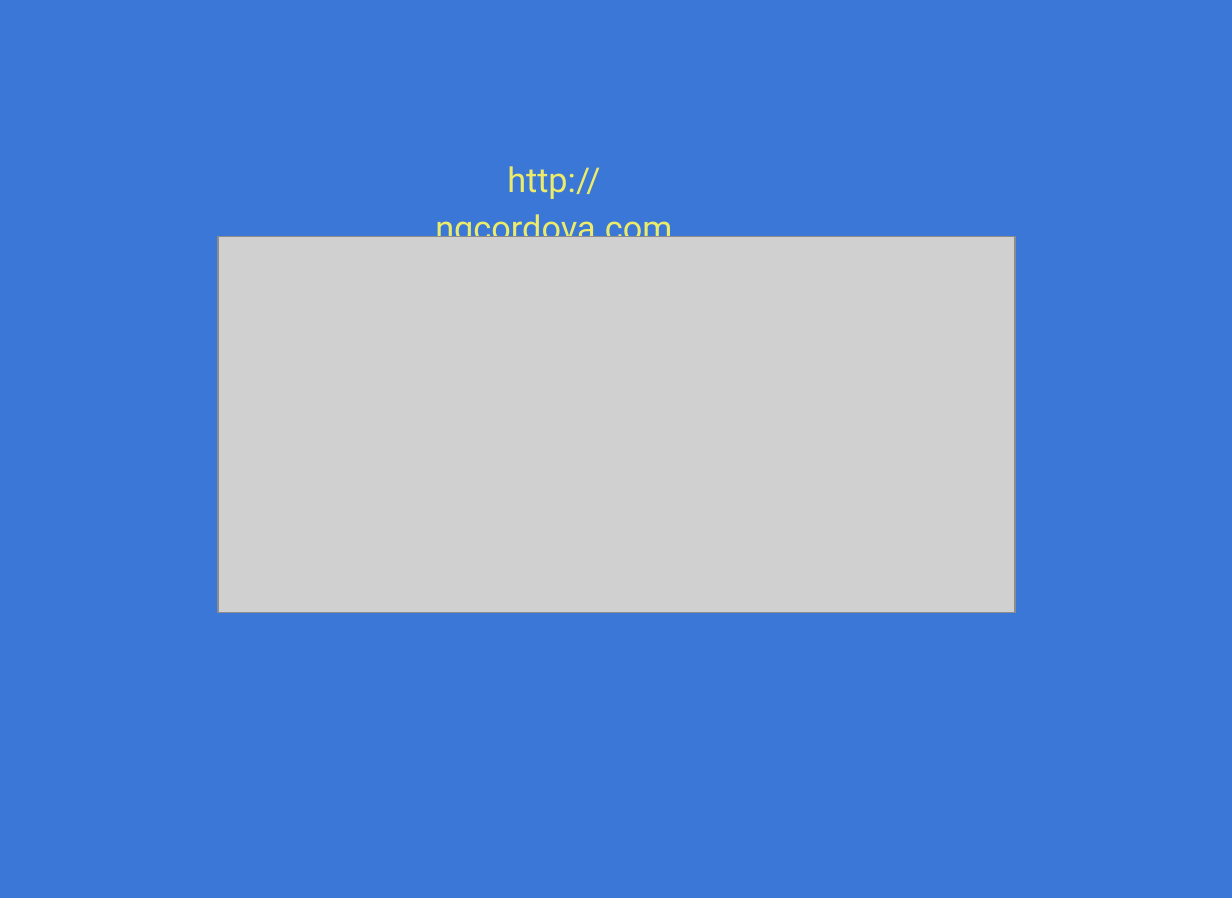
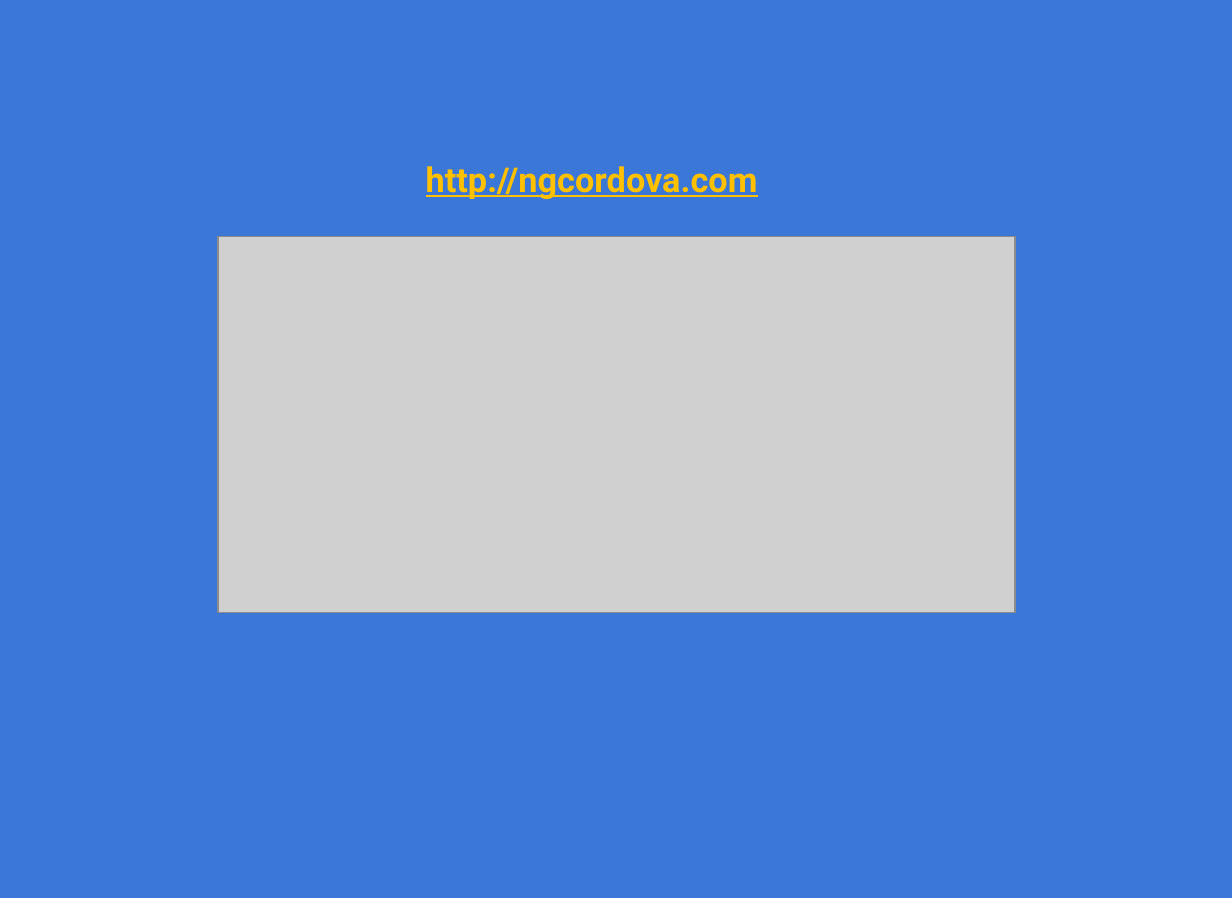
Before and after one commit to Ionic-AZ/Presentation-Slides, a slide deck: slide 21 of laravel+ionic/laravel+ionic-presentation.pptx. Drawn at 1232x898 pixels with LibreOffice and Linux fonts; fonts in the diff are those of the drawing; grey boxes stand for pictures. Boxes give left, top, right and bottom in pixels: in the first picture for what was removed or moved away, otherwise in the second. Text is boxed around its words. In the diff, an @@ line names an element or a change of style, - is before the commit and + after.

Commit message:
updated the styles.  removed wrap up slide.  added meetup info slide

```diff
--- a/laravel+ionic/laravel+ionic-presentation.pptx
+++ b/laravel+ionic/laravel+ionic-presentation.pptx
@@ background #FFFFFF to #3B77D7 @@
@@ rectangle removed at bbox=[0, 0, 739, 898] @@
@@ rectangle removed at bbox=[0, 0, 1232, 898] @@
@@ text "http://ngcordova.com": place and size @@
-text "http://ngcordova.com" at bbox=[435, 166, 672, 249]
+text "http://ngcordova.com" at bbox=[426, 166, 758, 199]
@@ text "http://ngcordova.com" at bbox=[426, 166, 758, 199]: text colour #ECEB6A to #FFC000, bold on, underline on @@
```
Also in this commit, not shown: 26 other slides changed, 1 slide added, 1 slide removed.
